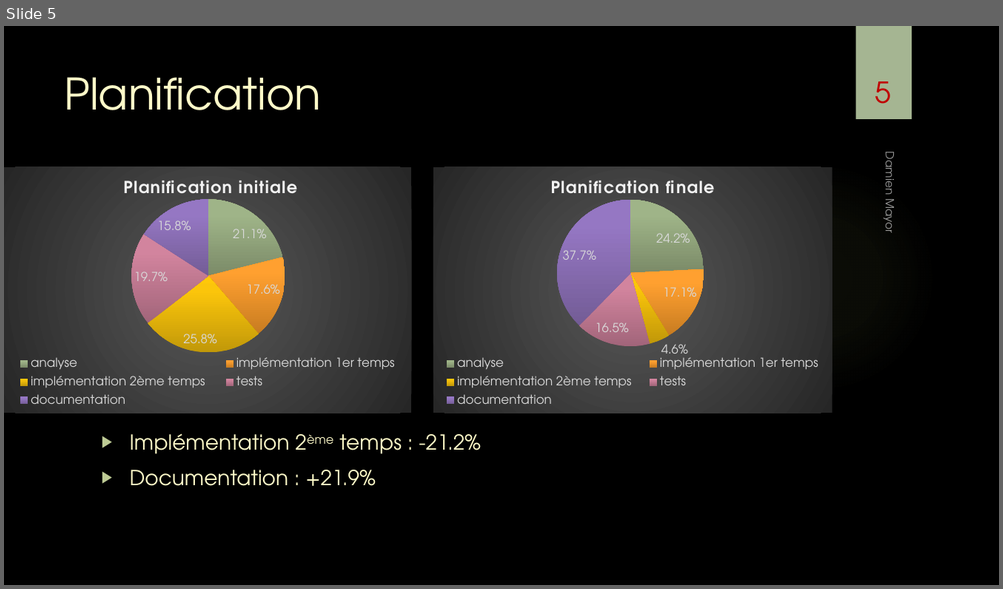
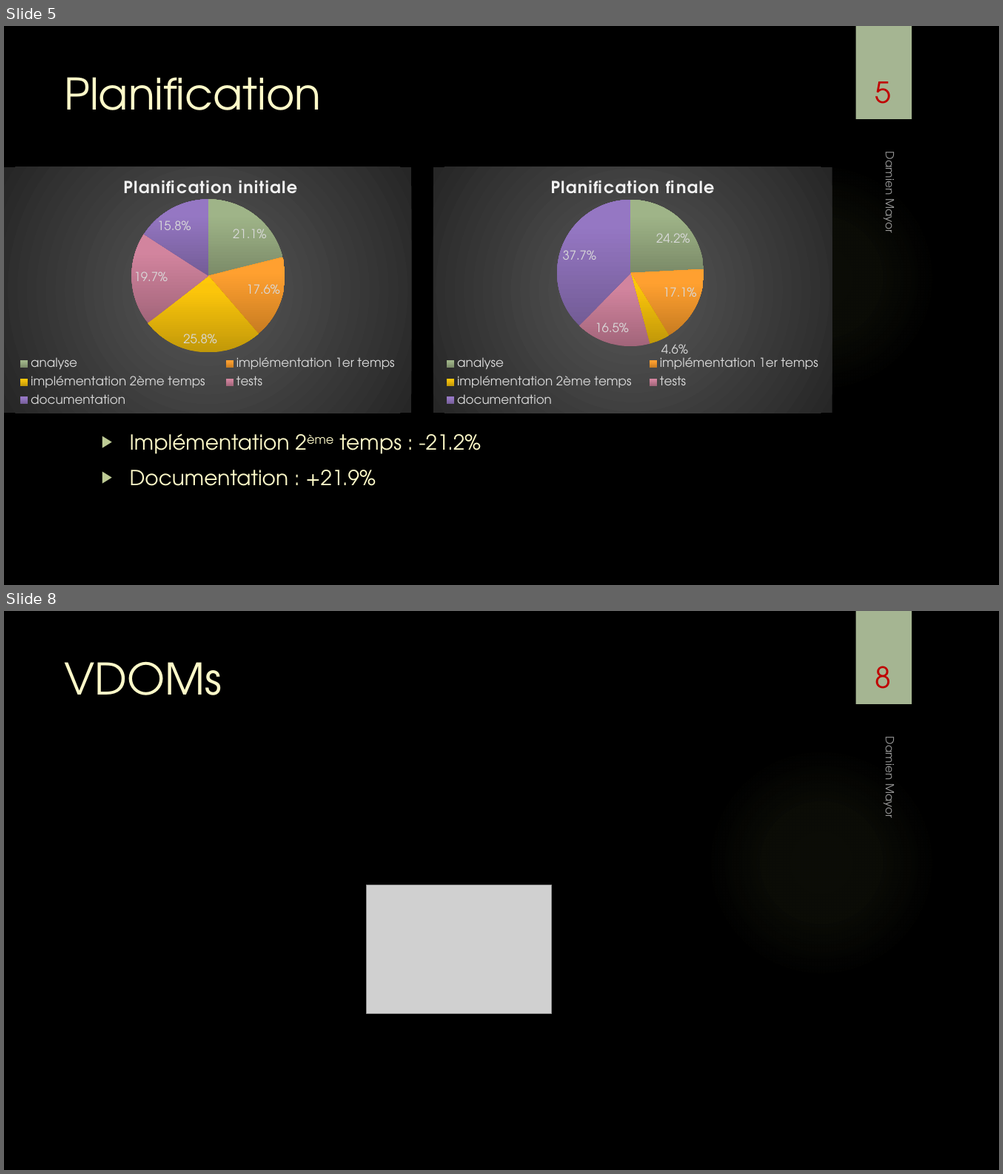
Before and after one commit to damienmayor/TPI, a slide deck: Présentation/Présentation TPI DMA.pptx. Shown one above the other, each under a label of ours: slide 5 before the commit, slides 5 and 8 after it; the slides between them are not shown. The pictures are 1003x589 and 1003x1174 pixels, drawn with LibreOffice and Linux fonts; fonts in the diff are those of the drawing; grey boxes stand for pictures; background and template pictures are left out. Boxes give left, top, right and bottom in pixels: in the first picture for what was removed or moved away, otherwise in the second. Text is boxed around its words. In the diff, an @@ line names an element or a change of style, - is before the commit and + after.

```diff
--- a/Présentation/Présentation TPI DMA.pptx
+++ b/Présentation/Présentation TPI DMA.pptx
@@ slide 8 added at (4, 611, 999, 1170), background picture (left out); not listed: 2 template elements that a slide beside it also shows @@
@@ title added at (64, 661, 222, 695), 42 pt, text #FEFAC9 @@
+VDOMs
@@ page number added at (875, 666, 891, 689), 28 pt, text #C00000 @@
+8
@@ text added at (879, 741, 899, 817), 11 pt, text #FFFFFF at 60% opacity @@
+Damien Mayor
@@ picture added at (367, 885, 552, 1014) @@
```
Also in this commit, not shown: 12 slides changed, 3 other slides added, 4 slides removed, 1 other file.
